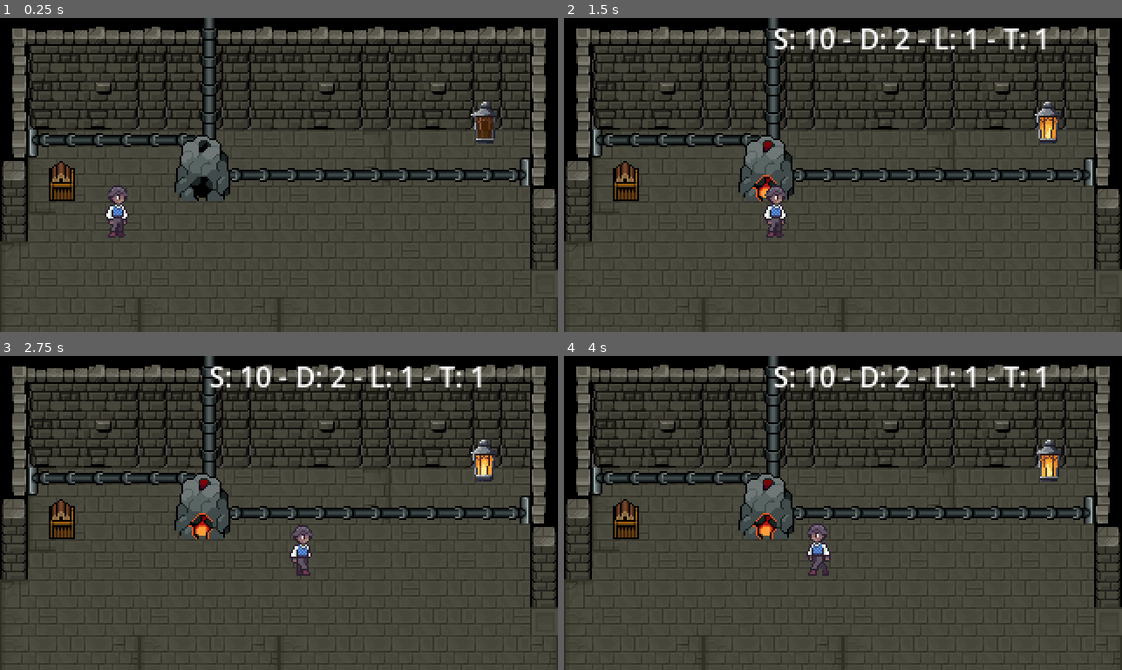
Above: before the commit, frames 1-4 (two rows, left to right).
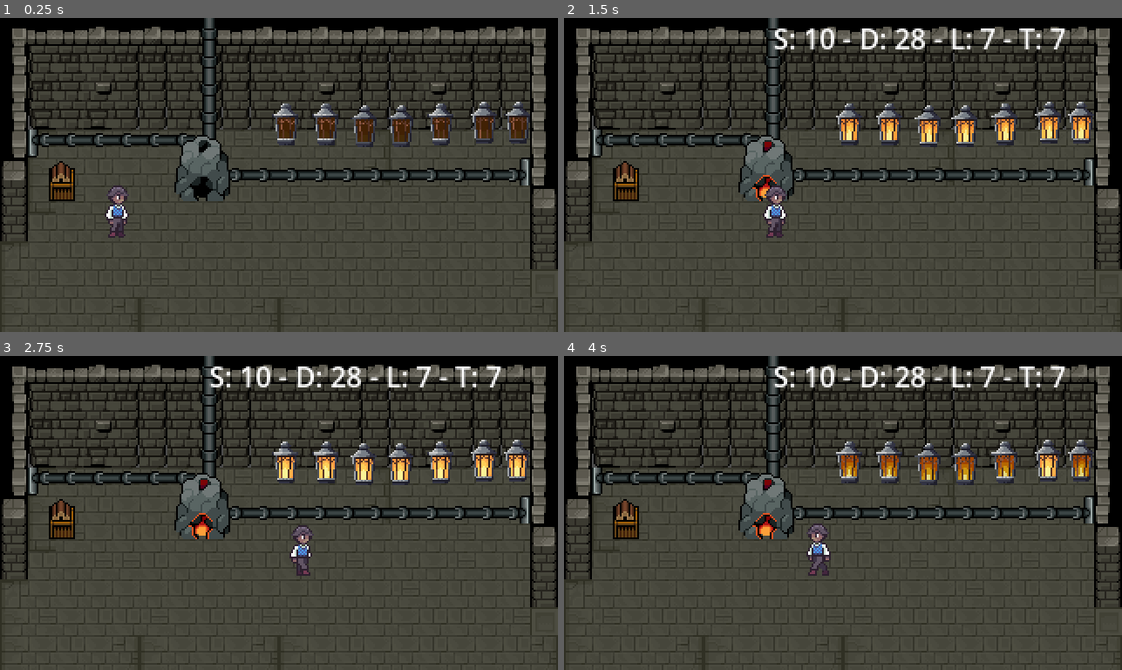
Above: after the commit, the same moments.

Repository: tommasodargenio/ember-keeper
Game: Godot game, scene res://game/world/main/world.tscn
The game is run twice, just before and just after one commit, with the same random seed, the same clock (stepped at 60 frames per second) and the same inputs. This scene is started directly instead of the project's main scene.
Inputs (mouse positions are in pixels of both pictures, inside the frame that each line leads up to):
- Up to frame 1 (0.25 s): no input
- Up to frame 2 (1.5 s): tap Enter (ui_accept) at 0.5 s; move the mouse to (965, 159) at 0.52 s; hold D (player_right) 0.53-1.25 s; hold Enter (ui_accept) 0.53-1.25 s; click (965, 159) at 0.67 s; drag from (731, 190) to (815, 237) at 1.27 s
- Up to frame 3 (2.75 s): move the mouse to (334, 443) at 2.02 s; hold D (player_right) from 2.03 s (still down); hold Enter (ui_accept) from 2.03 s (still down)
- Up to frame 4 (4 s): release D (player_right) at 2.75 s; release Enter (ui_accept) at 2.75 s; drag from (815, 575) to (625, 522) at 2.77 s; move the mouse to (1010, 560) at 3.52 s; hold A (player_left) from 3.53 s (still down); hold Enter (ui_accept) from 3.53 s (still down)

The runs differ from the first frame. In frame 1, 2.4% of the frame differs, in the area x 49-95%, y 26-42%; in frame 2, 3.1%; in frame 3, 2.9%; in frame 4, 3.2%, in the area x 48-95%, y 3-42%.

Commit message:
lanterns now gracefully shutdown and ignite when power is sent

Diff:
--- a/game/globals/energy_network.gd
+++ b/game/globals/energy_network.gd
@@ -16,6 +16,7 @@
 	set(value):
 		simulated_lantern_count = value
 		distribute()
+var simulated_lantern_min_energy_required: int = 1
 var simulated_lantern_energy_required: int = 5
 
 
@@ -46,22 +47,37 @@
 	var supply := _total_supply()
 	var entries: Array = _collect_demand_entries()
 
-	# cheapest-first: scarce energy goes to the least demanding lanterns before
-	# the hungrier ones. Swap this sort key for priority/distance-based logic
-	# later if "which lanterns matter most" becomes a gameplay question.
-	entries.sort_custom(func(a, b): return a.required < b.required)
+	entries.sort_custom(func(a, b): return a.min_required < b.min_required)
 
 	var remaining := supply
+	var demand := 0
 	var lit_count := 0
-	var demand := 0
+
+	# pass 1 — guarantee minimums, cheapest first
+	for entry in entries:
+		demand += entry.required
+		if remaining >= entry.min_required:
+			entry.allocated = entry.min_required
+			remaining -= entry.min_required
+			lit_count += 1
+		else:
+			entry.allocated = 0
+
+	# pass 2 — top up toward full requirement, smallest gap first
+	var toppable: Array = entries.filter(func(e): return e.allocated > 0 and e.allocated < e.required)
+	toppable.sort_custom(func(a, b): return (a.required - a.allocated) < (b.required - b.allocated))
+
+	for entry in toppable:
+		var needed: int = entry.required - entry.allocated
+		if remaining >= needed:
+			entry.allocated = entry.required
+			remaining -= needed
+		else:
+			entry.allocated += remaining
+			remaining = 0
 
 	for entry in entries:
-		demand += entry.required
-		var can_light: bool = remaining >= entry.required
-		if can_light:
-			remaining -= entry.required
-			lit_count += 1
-		entry.apply.call(can_light)
+		entry.apply.call(entry.allocated)
 
 	network_updated.emit(supply, demand, lit_count, entries.size())
 
@@ -74,13 +90,17 @@
 			continue
 		entries.append({
 			"required": lantern_node.profile.energy_required,
-			"apply": func(lit: bool): _set_lantern_lit(lantern_node, lit)
+			"min_required": lantern_node.profile.min_energy_required,
+			"allocated": 0,
+			"apply": func(allocated: int): lantern_node.set_power(allocated)
 		})
 
 	for i in range(simulated_lantern_count):
 		entries.append({
 			"required": simulated_lantern_energy_required,
-			"apply": func(_lit: bool): pass  # no scene object, counted for demand/UI only
+			"min_required": simulated_lantern_min_energy_required,
+			"allocated": 0,
+			"apply": func(_allocated: int): pass  # no scene object, counted for demand/UI only
 		})
 
 	return entries
@@ -94,9 +114,9 @@
 	return total
 
 
-func _set_lantern_lit(lantern_node: Node, lit: bool) -> void:
-	var new_state := Lantern.lantern_state.LIT if lit else Lantern.lantern_state.UNLIT
-	if lantern_node.profile.state == new_state:
-		return
-	lantern_node.profile.state = new_state
-	lantern_node.is_lit = lit
+#func _set_lantern_lit(lantern_node: Node, lit: bool) -> void:
+	#var new_state := Lantern.lantern_state.LIT if lit else Lantern.lantern_state.UNLIT
+	#if lantern_node.profile.state == new_state:
+		#return
+	#lantern_node.profile.state = new_state
+	#lantern_node.is_lit = lit
--- a/game/resources/base_models/lantern_res.gd
+++ b/game/resources/base_models/lantern_res.gd
@@ -1,9 +1,21 @@
 class_name Lantern extends Resource
 
 enum lantern_state {LIT, UNLIT}
+enum power_state {OFF, LOW, FULL}
 
 @export var name : String = ""
 @export var description : String = ""
 
+@export var min_energy_required: int = 0
 @export var energy_required : int = 0
-@export var state : lantern_state = lantern_state.UNLIT
+@export var state: power_state = power_state.OFF
+
+# Given however much energy the network actually allocated this lantern,
+# work out which logical band it falls into. This is the *target* state —
+# the scene script handles animating toward it (ignite/shutdown transitions).
+func compute_state(allocated_energy: int) -> power_state:
+	if allocated_energy < min_energy_required:
+		return power_state.OFF
+	if allocated_energy < energy_required:
+		return power_state.LOW
+	return power_state.FULL
--- a/game/resources/models/game/basic_lantern.tres
+++ b/game/resources/models/game/basic_lantern.tres
@@ -5,5 +5,6 @@
 [resource]
 script = ExtResource("1_eqtpp")
 name = "Basic Lanter"
-energy_required = 2
+min_energy_required = 1
+energy_required = 4
 metadata/_custom_type_script = "uid://bf6b4v5uqfd8n"
--- a/game/world/entities/furnace/furnace.gd
+++ b/game/world/entities/furnace/furnace.gd
@@ -48,7 +48,7 @@
 	if event.is_action_pressed("ui_accept"):
 		var f = preload("res://game/resources/models/game/basic_wood.tres")
 
-		profile.load_fuel(f, 10)
+		profile.load_fuel(f, 20)
 
 func _process(delta: float) -> void:
 	profile.tick(delta)
--- a/game/world/entities/lantern/lantern.gd
+++ b/game/world/entities/lantern/lantern.gd
@@ -4,13 +4,13 @@
 	set(value):
 		show_chain = value
 		if is_node_ready():
-			_update_tex()
+			_update_chain()
 
 @export var is_lit: bool = false:
 	set(value):
 		is_lit = value
 		if is_node_ready():
-			_update_tex()
+			_update_chain()
 
 @export var use_fx: bool = false
 
@@ -18,16 +18,89 @@
 	set(value):
 		profile = value
 		if is_node_ready():
-			_update_tex()
+			_update_chain()
 
 @onready var tex: AnimatedSprite2D = %Tex
 @onready var chain: Sprite2D = %Chain
 
+# power_state: the settled, logical state (what's actually true right now).
+# _target_power_state: the latest state EnergyNetwork wants us to reach —
+#   may be ahead of power_state while a transition animation is still playing.
+var power_state: Lantern.power_state = Lantern.power_state.OFF
+var _target_power_state: Lantern.power_state = Lantern.power_state.OFF
+var _transitioning: bool = false
+var _ignite_target: Lantern.power_state = Lantern.power_state.LOW  # brightness this ignite is heading toward
 
 # Called when the node enters the scene tree for the first time.
 func _ready() -> void:
 	add_to_group(Constants.LANTERNS_GROUP)
+	tex.animation_finished.connect(_on_animation_finished)
+	_update_chain()
+	_play_steady_animation()
 
-func _update_tex() -> void:
+
+# Called by EnergyNetwork with however much energy it decided to give this
+# lantern this pass (0 if it couldn't even meet min_energy_required).
+func set_power(allocated_energy: int) -> void:
+	if profile == null:
+		return
+
+	_target_power_state = profile.compute_state(allocated_energy)
+
+	if _transitioning:
+		# Let the current ignite/shutdown animation finish; _on_animation_finished
+		# will check _target_power_state again once it settles.
+		return
+
+	_begin_transition_if_needed()
+
+
+func _begin_transition_if_needed() -> void:
+	if _target_power_state == power_state:
+		return
+
+	_transitioning = true
+
+	if power_state == Lantern.power_state.OFF:
+		# turning on — ignite toward whichever brightness is currently wanted
+		_ignite_target = _target_power_state
+		tex.play("lit_ignite")
+	elif _target_power_state == Lantern.power_state.OFF:
+		# turning off
+		tex.play("lit_shutting_down")
+	else:
+		# already lit, shifting between LOW and FULL
+		_ignite_target = _target_power_state
+		tex.play("lit_ignite")
+
+
+func _on_animation_finished() -> void:
+	match tex.animation:
+		"lit_ignite":
+			power_state = _ignite_target
+		"lit_shutting_down":
+			power_state = Lantern.power_state.OFF
+		_:
+			return  # steady-state loops don't need handling here
+
+	_transitioning = false
+	profile.state = power_state
+	_play_steady_animation()
+
+	# target may have moved on again while we were mid-transition
+	if _target_power_state != power_state:
+		_begin_transition_if_needed()
+
+
+func _play_steady_animation() -> void:
+	match power_state:
+		Lantern.power_state.OFF:
+			tex.play("unlit")
+		Lantern.power_state.LOW:
+			tex.play("lit_low")
+		Lantern.power_state.FULL:
+			tex.play("lit_full")
+
+
+func _update_chain() -> void:
 	chain.show() if show_chain else chain.hide()
-	tex.play("lit") if is_lit else tex.stop()
--- a/game/world/entities/lantern/lantern.tscn
+++ b/game/world/entities/lantern/lantern.tscn
@@ -4,6 +4,134 @@
 [ext_resource type="Texture2D" uid="uid://c836w8bi1kqq1" path="res://assets/sprites/props/Chain-Silver.png" id="2_ai2kg"]
 [ext_resource type="Texture2D" uid="uid://lbgxrm1khscy" path="res://assets/spritesheets/Lantern-7-Silver-and-Orange.png" id="4_gra5x"]
 
+[sub_resource type="AtlasTexture" id="AtlasTexture_tcgmm"]
+atlas = ExtResource("4_gra5x")
+region = Rect2(90, 0, 30, 48)
+
+[sub_resource type="AtlasTexture" id="AtlasTexture_31h7g"]
+atlas = ExtResource("4_gra5x")
+region = Rect2(120, 0, 30, 48)
+
+[sub_resource type="AtlasTexture" id="AtlasTexture_jw78w"]
+atlas = ExtResource("4_gra5x")
+region = Rect2(150, 0, 30, 48)
+
+[sub_resource type="AtlasTexture" id="AtlasTexture_k07qw"]
+atlas = ExtResource("4_gra5x")
+region = Rect2(180, 0, 30, 48)
+
+[sub_resource type="AtlasTexture" id="AtlasTexture_gdxox"]
+atlas = ExtResource("4_gra5x")
+region = Rect2(0, 49, 30, 48)
+
+[sub_resource type="AtlasTexture" id="AtlasTexture_ceynb"]
+atlas = ExtResource("4_gra5x")
+region = Rect2(30, 49, 30, 48)
+
+[sub_resource type="AtlasTexture" id="AtlasTexture_5mh03"]
+atlas = ExtResource("4_gra5x")
+region = Rect2(60, 49, 30, 48)
+
+[sub_resource type="AtlasTexture" id="AtlasTexture_yoj4o"]
+atlas = ExtResource("4_gra5x")
+region = Rect2(90, 49, 30, 48)
+
+[sub_resource type="AtlasTexture" id="AtlasTexture_ayq50"]
+atlas = ExtResource("4_gra5x")
+region = Rect2(120, 49, 30, 48)
+
+[sub_resource type="AtlasTexture" id="AtlasTexture_7ahcw"]
+atlas = ExtResource("4_gra5x")
+region = Rect2(150, 49, 30, 48)
+
+[sub_resource type="AtlasTexture" id="AtlasTexture_y4cb5"]
+atlas = ExtResource("4_gra5x")
+region = Rect2(180, 49, 30, 48)
+
+[sub_resource type="AtlasTexture" id="AtlasTexture_5vlfc"]
+atlas = ExtResource("4_gra5x")
+region = Rect2(0, 98, 30, 48)
+
+[sub_resource type="AtlasTexture" id="AtlasTexture_u460a"]
+atlas = ExtResource("4_gra5x")
+region = Rect2(30, 98, 30, 48)
+
+[sub_resource type="AtlasTexture" id="AtlasTexture_flpjb"]
+atlas = ExtResource("4_gra5x")
+region = Rect2(60, 98, 30, 48)
+
+[sub_resource type="AtlasTexture" id="AtlasTexture_nwueu"]
+atlas = ExtResource("4_gra5x")
+region = Rect2(90, 98, 30, 48)
+
+[sub_resource type="AtlasTexture" id="AtlasTexture_joob6"]
+atlas = ExtResource("4_gra5x")
+region = Rect2(120, 98, 30, 48)
+
+[sub_resource type="AtlasTexture" id="AtlasTexture_fenm6"]
+atlas = ExtResource("4_gra5x")
+region = Rect2(150, 98, 30, 48)
+
+[sub_resource type="AtlasTexture" id="AtlasTexture_6v1ij"]
+atlas = ExtResource("4_gra5x")
+region = Rect2(180, 98, 30, 48)
+
+[sub_resource type="AtlasTexture" id="AtlasTexture_i4455"]
+atlas = ExtResource("4_gra5x")
+region = Rect2(0, 147, 30, 48)
+
+[sub_resource type="AtlasTexture" id="AtlasTexture_fm7yp"]
+atlas = ExtResource("4_gra5x")
+region = Rect2(30, 147, 30, 48)
+
+[sub_resource type="AtlasTexture" id="AtlasTexture_4uwca"]
+atlas = ExtResource("4_gra5x")
+region = Rect2(60, 147, 30, 48)
+
+[sub_resource type="AtlasTexture" id="AtlasTexture_j4m1e"]
+atlas = ExtResource("4_gra5x")
+region = Rect2(90, 147, 30, 48)
+
+[sub_resource type="AtlasTexture" id="AtlasTexture_x6k17"]
+atlas = ExtResource("4_gra5x")
+region = Rect2(120, 147, 30, 48)
+
+[sub_resource type="AtlasTexture" id="AtlasTexture_ror6i"]
+atlas = ExtResource("4_gra5x")
+region = Rect2(150, 147, 30, 48)
+
+[sub_resource type="AtlasTexture" id="AtlasTexture_c8glq"]
+atlas = ExtResource("4_gra5x")
+region = Rect2(180, 147, 30, 48)
+
+[sub_resource type="AtlasTexture" id="AtlasTexture_wqdyg"]
+atlas = ExtResource("4_gra5x")
+region = Rect2(0, 196, 30, 48)
+
+[sub_resource type="AtlasTexture" id="AtlasTexture_7cvpc"]
+atlas = ExtResource("4_gra5x")
+region = Rect2(30, 196, 30, 48)
+
+[sub_resource type="AtlasTexture" id="AtlasTexture_u1oug"]
+atlas = ExtResource("4_gra5x")
+region = Rect2(60, 196, 30, 48)
+
+[sub_resource type="AtlasTexture" id="AtlasTexture_3ccxv"]
+atlas = ExtResource("4_gra5x")
+region = Rect2(90, 196, 30, 48)
+
+[sub_resource type="AtlasTexture" id="AtlasTexture_pf64t"]
+atlas = ExtResource("4_gra5x")
+region = Rect2(120, 196, 30, 48)
+
+[sub_resource type="AtlasTexture" id="AtlasTexture_ayp4t"]
+atlas = ExtResource("4_gra5x")
+region = Rect2(150, 196, 30, 48)
+
+[sub_resource type="AtlasTexture" id="AtlasTexture_qu2dg"]
+atlas = ExtResource("4_gra5x")
+region = Rect2(180, 196, 30, 48)
+
 [sub_resource type="AtlasTexture" id="AtlasTexture_ai2kg"]
 atlas = ExtResource("4_gra5x")
 region = Rect2(0, 0, 30, 48)
@@ -144,15 +272,43 @@
 atlas = ExtResource("4_gra5x")
 region = Rect2(180, 196, 30, 48)
 
-[sub_resource type="AtlasTexture" id="AtlasTexture_tcgmm"]
+[sub_resource type="AtlasTexture" id="AtlasTexture_sn5s8"]
+atlas = ExtResource("4_gra5x")
+region = Rect2(30, 0, 30, 48)
+
+[sub_resource type="AtlasTexture" id="AtlasTexture_k0yn4"]
+atlas = ExtResource("4_gra5x")
+region = Rect2(60, 0, 30, 48)
+
+[sub_resource type="AtlasTexture" id="AtlasTexture_y4ee6"]
+atlas = ExtResource("4_gra5x")
+region = Rect2(90, 0, 30, 48)
+
+[sub_resource type="AtlasTexture" id="AtlasTexture_qvi3e"]
 atlas = ExtResource("4_gra5x")
 region = Rect2(0, 245, 30, 48)
 
-[sub_resource type="AtlasTexture" id="AtlasTexture_31h7g"]
+[sub_resource type="AtlasTexture" id="AtlasTexture_tbms7"]
 atlas = ExtResource("4_gra5x")
 region = Rect2(30, 245, 30, 48)
 
-[sub_resource type="AtlasTexture" id="AtlasTexture_jw78w"]
+[sub_resource type="AtlasTexture" id="AtlasTexture_y0nox"]
+atlas = ExtResource("4_gra5x")
+region = Rect2(0, 245, 30, 48)
+
+[sub_resource type="AtlasTexture" id="AtlasTexture_hvkt6"]
+atlas = ExtResource("4_gra5x")
+region = Rect2(30, 245, 30, 48)
+
+[sub_resource type="AtlasTexture" id="AtlasTexture_ghmji"]
+atlas = ExtResource("4_gra5x")
+region = Rect2(60, 245, 30, 48)
+
+[sub_resource type="AtlasTexture" id="AtlasTexture_srtfb"]
+atlas = ExtResource("4_gra5x")
+region = Rect2(0, 0, 30, 48)
+
+[sub_resource type="AtlasTexture" id="AtlasTexture_2628v"]
 atlas = ExtResource("4_gra5x")
 region = Rect2(60, 245, 30, 48)
 
@@ -160,111 +316,6 @@
 animations = [{
 "frames": [{
 "duration": 1.0,
-"texture": SubResource("AtlasTexture_ai2kg")
-}, {
-"duration": 1.0,
-"texture": SubResource("AtlasTexture_gra5x")
-}, {
-"duration": 1.0,
-"texture": SubResource("AtlasTexture_rr4f1")
-}, {
-"duration": 1.0,
-"texture": SubResource("AtlasTexture_jexr3")
-}, {
-"duration": 1.0,
-"texture": SubResource("AtlasTexture_4o1mu")
-}, {
-"duration": 1.0,
-"texture": SubResource("AtlasTexture_kb5ik")
-}, {
-"duration": 1.0,
-"texture": SubResource("AtlasTexture_5i8t1")
-}, {
-"duration": 1.0,
-"texture": SubResource("AtlasTexture_lo8pa")
-}, {
-"duration": 1.0,
-"texture": SubResource("AtlasTexture_ywi8k")
-}, {
-"duration": 1.0,
-"texture": SubResource("AtlasTexture_s4n4n")
-}, {
-"duration": 1.0,
-"texture": SubResource("AtlasTexture_36ibs")
-}, {
-"duration": 1.0,
-"texture": SubResource("AtlasTexture_ul1vb")
-}, {
-"duration": 1.0,
-"texture": SubResource("AtlasTexture_ionli")
-}, {
-"duration": 1.0,
-"texture": SubResource("AtlasTexture_xln7g")
-}, {
-"duration": 1.0,
-"texture": SubResource("AtlasTexture_twgll")
-}, {
-"duration": 1.0,
-"texture": SubResource("AtlasTexture_86rdm")
-}, {
-"duration": 1.0,
-"texture": SubResource("AtlasTexture_27nd6")
-}, {
-"duration": 1.0,
-"texture": SubResource("AtlasTexture_407k5")
-}, {
-"duration": 1.0,
-"texture": SubResource("AtlasTexture_blbkj")
-}, {
-"duration": 1.0,
-"texture": SubResource("AtlasTexture_wkans")
-}, {
-"duration": 1.0,
-"texture": SubResource("AtlasTexture_vjjeh")
-}, {
-"duration": 1.0,
-"texture": SubResource("AtlasTexture_6ww83")
-}, {
-"duration": 1.0,
-"texture": SubResource("AtlasTexture_4v2ms")
-}, {
-"duration": 1.0,
-"texture": SubResource("AtlasTexture_p6jta")
-}, {
-"duration": 1.0,
-"texture": SubResource("AtlasTexture_n01dn")
-}, {
-"duration": 1.0,
-"texture": SubResource("AtlasTexture_vc6px")
-}, {
-"duration": 1.0,
-"texture": SubResource("AtlasTexture_gnygm")
-}, {
-"duration": 1.0,
-"texture": SubResource("AtlasTexture_xy4ab")
-}, {
-"duration": 1.0,
-"texture": SubResource("AtlasTexture_i2s7p")
-}, {
-"duration": 1.0,
-"texture": SubResource("AtlasTexture_rc8ps")
-}, {
-"duration": 1.0,
-"texture": SubResource("AtlasTexture_bnr54")
-}, {
-"duration": 1.0,
-"texture": SubResource("AtlasTexture_caca7")
-}, {
-"duration": 1.0,
-"texture": SubResource("AtlasTexture_8p4ax")
-}, {
-"duration": 1.0,
-"texture": SubResource("AtlasTexture_1vjcu")
-}, {
-"duration": 1.0,
-"texture": SubResource("AtlasTexture_hw2pc")
-}, {
-"duration": 1.0,
 "texture": SubResource("AtlasTexture_tcgmm")
 }, {
 "duration": 1.0,
@@ -272,14 +323,256 @@
 }, {
 "duration": 1.0,
 "texture": SubResource("AtlasTexture_jw78w")
+}, {
+"duration": 1.0,
+"texture": SubResource("AtlasTexture_k07qw")
+}, {
+"duration": 1.0,
+"texture": SubResource("AtlasTexture_gdxox")
+}, {
+"duration": 1.0,
+"texture": SubResource("AtlasTexture_ceynb")
+}, {
+"duration": 1.0,
+"texture": SubResource("AtlasTexture_5mh03")
+}, {
+"duration": 1.0,
+"texture": SubResource("AtlasTexture_yoj4o")
+}, {
+"duration": 1.0,
+"texture": SubResource("AtlasTexture_ayq50")
+}, {
+"duration": 1.0,
+"texture": SubResource("AtlasTexture_7ahcw")
+}, {
+"duration": 1.0,
+"texture": SubResource("AtlasTexture_y4cb5")
+}, {
+"duration": 1.0,
+"texture": SubResource("AtlasTexture_5vlfc")
+}, {
+"duration": 1.0,
+"texture": SubResource("AtlasTexture_u460a")
+}, {
+"duration": 1.0,
+"texture": SubResource("AtlasTexture_flpjb")
+}, {
+"duration": 1.0,
+"texture": SubResource("AtlasTexture_nwueu")
+}, {
+"duration": 1.0,
+"texture": SubResource("AtlasTexture_joob6")
+}, {
+"duration": 1.0,
+"texture": SubResource("AtlasTexture_fenm6")
+}, {
+"duration": 1.0,
+"texture": SubResource("AtlasTexture_6v1ij")
+}, {
+"duration": 1.0,
+"texture": SubResource("AtlasTexture_i4455")
+}, {
+"duration": 1.0,
+"texture": SubResource("AtlasTexture_fm7yp")
+}, {
+"duration": 1.0,
+"texture": SubResource("AtlasTexture_4uwca")
+}, {
+"duration": 1.0,
+"texture": SubResource("AtlasTexture_j4m1e")
+}, {
+"duration": 1.0,
+"texture": SubResource("AtlasTexture_x6k17")
+}, {
+"duration": 1.0,
+"texture": SubResource("AtlasTexture_ror6i")
+}, {
+"duration": 1.0,
+"texture": SubResource("AtlasTexture_c8glq")
+}, {
+"duration": 1.0,
+"texture": SubResource("AtlasTexture_wqdyg")
+}, {
+"duration": 1.0,
+"texture": SubResource("AtlasTexture_7cvpc")
+}, {
+"duration": 1.0,
+"texture": SubResource("AtlasTexture_u1oug")
+}, {
+"duration": 1.0,
+"texture": SubResource("AtlasTexture_3ccxv")
+}, {
+"duration": 1.0,
+"texture": SubResource("AtlasTexture_pf64t")
+}, {
+"duration": 1.0,
+"texture": SubResource("AtlasTexture_ayp4t")
+}, {
+"duration": 1.0,
+"texture": SubResource("AtlasTexture_qu2dg")
 }],
 "loop": 1,
-"name": &"lit",
+"name": &"lit_full",
+"speed": 15.0
+}, {
+"frames": [{
+"duration": 1.0,
+"texture": SubResource("AtlasTexture_ai2kg")
+}, {
+"duration": 1.0,
+"texture": SubResource("AtlasTexture_gra5x")
+}, {
+"duration": 1.0,
+"texture": SubResource("AtlasTexture_rr4f1")
+}, {
+"duration": 1.0,
+"texture": SubResource("AtlasTexture_jexr3")
+}, {
+"duration": 1.0,
+"texture": SubResource("AtlasTexture_4o1mu")
+}, {
+"duration": 1.0,
+"texture": SubResource("AtlasTexture_kb5ik")
+}, {
+"duration": 1.0,
+"texture": SubResource("AtlasTexture_5i8t1")
+}, {
+"duration": 1.0,
+"texture": SubResource("AtlasTexture_lo8pa")
+}, {
+"duration": 1.0,
+"texture": SubResource("AtlasTexture_ywi8k")
+}, {
+"duration": 1.0,
+"texture": SubResource("AtlasTexture_s4n4n")
+}, {
+"duration": 1.0,
+"texture": SubResource("AtlasTexture_36ibs")
+}, {
+"duration": 1.0,
+"texture": SubResource("AtlasTexture_ul1vb")
+}, {
+"duration": 1.0,
+"texture": SubResource("AtlasTexture_ionli")
+}, {
+"duration": 1.0,
+"texture": SubResource("AtlasTexture_xln7g")
+}, {
+"duration": 1.0,
+"texture": SubResource("AtlasTexture_twgll")
+}, {
+"duration": 1.0,
+"texture": SubResource("AtlasTexture_86rdm")
+}, {
+"duration": 1.0,
+"texture": SubResource("AtlasTexture_27nd6")
+}, {
+"duration": 1.0,
+"texture": SubResource("AtlasTexture_407k5")
+}, {
+"duration": 1.0,
+"texture": SubResource("AtlasTexture_blbkj")
+}, {
+"duration": 1.0,
+"texture": SubResource("AtlasTexture_wkans")
+}, {
+"duration": 1.0,
+"texture": SubResource("AtlasTexture_vjjeh")
+}, {
+"duration": 1.0,
+"texture": SubResource("AtlasTexture_6ww83")
+}, {
+"duration": 1.0,
+"texture": SubResource("AtlasTexture_4v2ms")
+}, {
+"duration": 1.0,
+"texture": SubResource("AtlasTexture_p6jta")
+}, {
+"duration": 1.0,
+"texture": SubResource("AtlasTexture_n01dn")
+}, {
+"duration": 1.0,
+"texture": SubResource("AtlasTexture_vc6px")
+}, {
+"duration": 1.0,
+"texture": SubResource("AtlasTexture_gnygm")
+}, {
+"duration": 1.0,
+"texture": SubResource("AtlasTexture_xy4ab")
+}, {
+"duration": 1.0,
+"texture": SubResource("AtlasTexture_i2s7p")
+}, {
+"duration": 1.0,
+"texture": SubResource("AtlasTexture_rc8ps")
+}, {
+"duration": 1.0,
+"texture": SubResource("AtlasTexture_bnr54")
+}, {
+"duration": 1.0,
+"texture": SubResource("AtlasTexture_caca7")
+}, {
+"duration": 1.0,
+"texture": SubResource("AtlasTexture_8p4ax")
+}, {
+"duration": 1.0,
+"texture": SubResource("AtlasTexture_1vjcu")
+}, {
+"duration": 1.0,
+"texture": SubResource("AtlasTexture_hw2pc")
+}],
+"loop": 0,
+"name": &"lit_ignite",
+"speed": 15.0
+}, {
+"frames": [{
+"duration": 1.0,
+"texture": SubResource("AtlasTexture_sn5s8")
+}, {
+"duration": 1.0,
+"texture": SubResource("AtlasTexture_k0yn4")
+}, {
+"duration": 1.0,
+"texture": SubResource("AtlasTexture_y4ee6")
+}, {
+"duration": 1.0,
+"texture": SubResource("AtlasTexture_qvi3e")
+}, {
+"duration": 1.0,
+"texture": SubResource("AtlasTexture_tbms7")
+}],
+"loop": 1,
+"name": &"lit_low",
+"speed": 8.0
+}, {
+"frames": [{
+"duration": 1.0,
+"texture": SubResource("AtlasTexture_y0nox")
+}, {
+"duration": 1.0,
+"texture": SubResource("AtlasTexture_hvkt6")
+}, {
+"duration": 1.0,
+"texture": SubResource("AtlasTexture_ghmji")
+}],
+"loop": 0,
+"name": &"lit_shutting_down",
+"speed": 5.0
+}, {
+"frames": [{
+"duration": 1.0,
+"texture": SubResource("AtlasTexture_srtfb")
+}, {
+"duration": 1.0,
+"texture": SubResource("AtlasTexture_2628v")
+}],
+"loop": 0,
+"name": &"unlit",
 "speed": 5.0
 }]
 
 [sub_resource type="RectangleShape2D" id="RectangleShape2D_gft63"]
-size = Vector2(10, 20)
+size = Vector2(10, 13.0714035)
 
 [node name="Lantern" type="StaticBody2D" unique_id=348096580]
 collision_layer = 2
@@ -298,8 +591,10 @@
 unique_name_in_owner = true
 scale = Vector2(0.5, 0.5)
 sprite_frames = SubResource("SpriteFrames_gft63")
-animation = &"lit"
+animation = &"lit_low"
+frame = 3
+frame_progress = 0.99095225
 
 [node name="CollisionShape2D" type="CollisionShape2D" parent="." unique_id=1757508546]
-position = Vector2(-1, 1)
+position = Vector2(0, 5.356159)
 shape = SubResource("RectangleShape2D_gft63")
--- a/game/world/rooms/furnace_room.tscn
+++ b/game/world/rooms/furnace_room.tscn
@@ -31,3 +31,27 @@
 [node name="Lantern" parent="." unique_id=348096580 instance=ExtResource("7_3u5ie")]
 position = Vector2(278, 60)
 profile = ExtResource("8_1wirh")
+
+[node name="Lantern2" parent="." unique_id=2071969239 instance=ExtResource("7_3u5ie")]
+position = Vector2(297, 60)
+profile = ExtResource("8_1wirh")
+
+[node name="Lantern3" parent="." unique_id=1423920453 instance=ExtResource("7_3u5ie")]
+position = Vector2(253, 61)
+profile = ExtResource("8_1wirh")
+
+[node name="Lantern4" parent="." unique_id=6712684 instance=ExtResource("7_3u5ie")]
+position = Vector2(230, 62)
+profile = ExtResource("8_1wirh")
+
+[node name="Lantern5" parent="." unique_id=1162481343 instance=ExtResource("7_3u5ie")]
+position = Vector2(209, 62)
+profile = ExtResource("8_1wirh")
+
+[node name="Lantern6" parent="." unique_id=230000664 instance=ExtResource("7_3u5ie")]
+position = Vector2(187, 61)
+profile = ExtResource("8_1wirh")
+
+[node name="Lantern7" parent="." unique_id=382696543 instance=ExtResource("7_3u5ie")]
+position = Vector2(164, 61)
+profile = ExtResource("8_1wirh")
--- a/project_time_traker.json
+++ b/project_time_traker.json
@@ -1,8 +1,8 @@
 {
-  "2D": 12812.5029993057,
+  "2D": 13523.2519991398,
   "3D": 5.89200019836426,
-  "AFK": 19238.6470000744,
-  "Editor": 29811.0490016937,
-  "Game": 2815.12400102615,
-  "Script": 14177.5300011635
+  "AFK": 22466.6540000439,
+  "Editor": 32764.6910028458,
+  "Game": 3010.41300153732,
+  "Script": 16225.1340019703
 }
